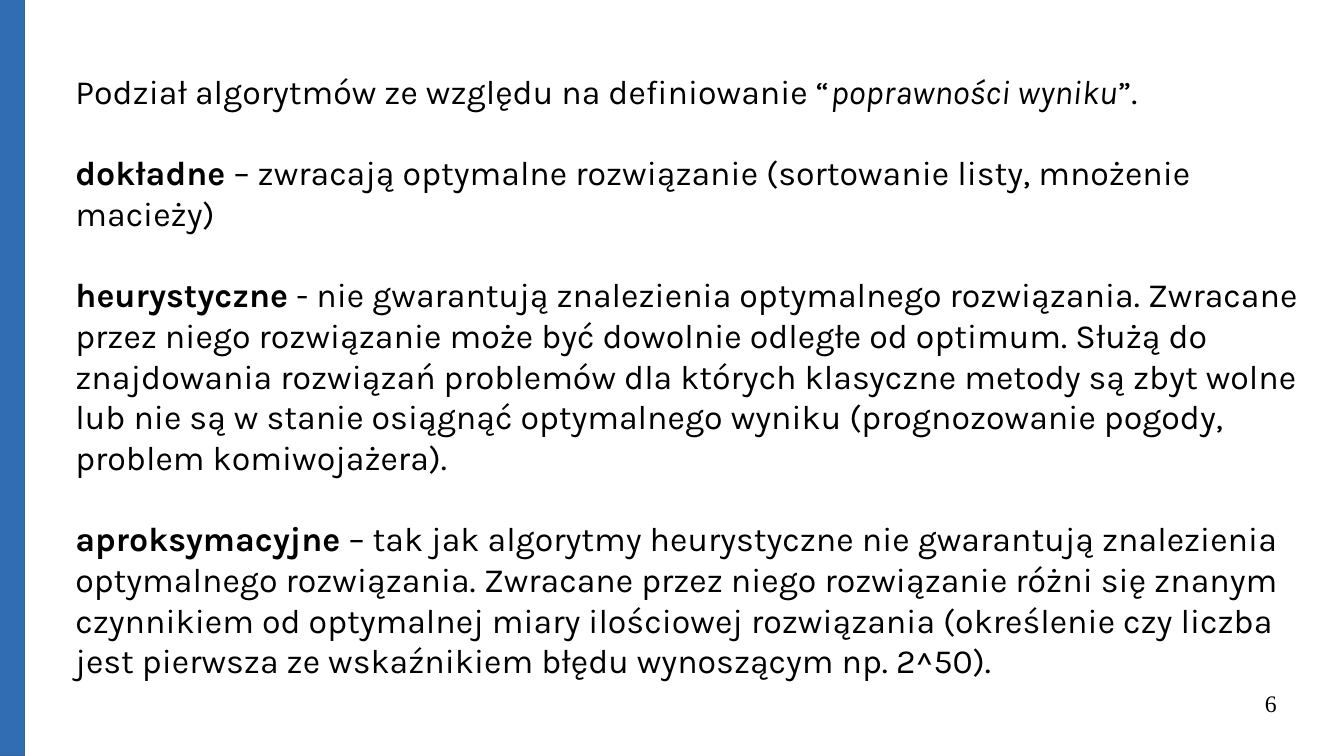
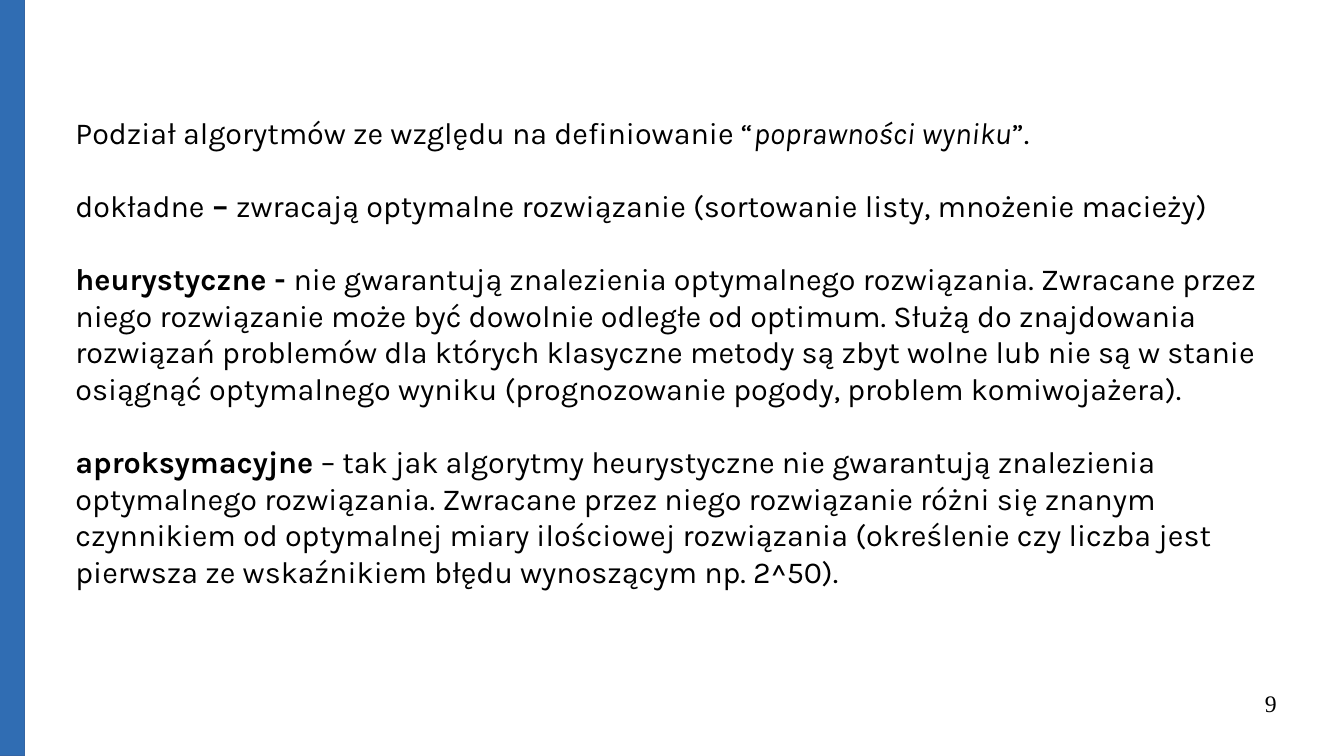
Before and after one commit to Michael-Wisniewski/algorithmic-workshop, a slide deck: slide 9 of gotowa.odp (slide 6 before the commit). Drawn at 1344x756 pixels with LibreOffice and Linux fonts; fonts in the diff are those of the drawing. Boxes give left, top, right and bottom in pixels: in the first picture for what was removed or moved away, otherwise in the second. Text is boxed around its words. In the diff, an @@ line names an element or a change of style, - is before the commit and + after.

```diff
--- a/gotowa.odp
+++ b/gotowa.odp
@@ text "Podział algorytmów ze względu na ..." moved from (x1=75, y1=78, x2=1297, y2=682) to (x1=75, y1=121, x2=1255, y2=591) @@
@@ text "Podział algorytmów ze względu na ..." at (x1=75, y1=121, x2=1255, y2=591): size 20 to 18 pt; bold off in "dokładne"; bold on in "–", "-" @@
@@ page number at (x1=1265, y1=696, x2=1277, y2=713): text changed @@
-6
+9
```
Also in this commit, not shown: 12 other slides changed, 7 slides added, 1 other file.
